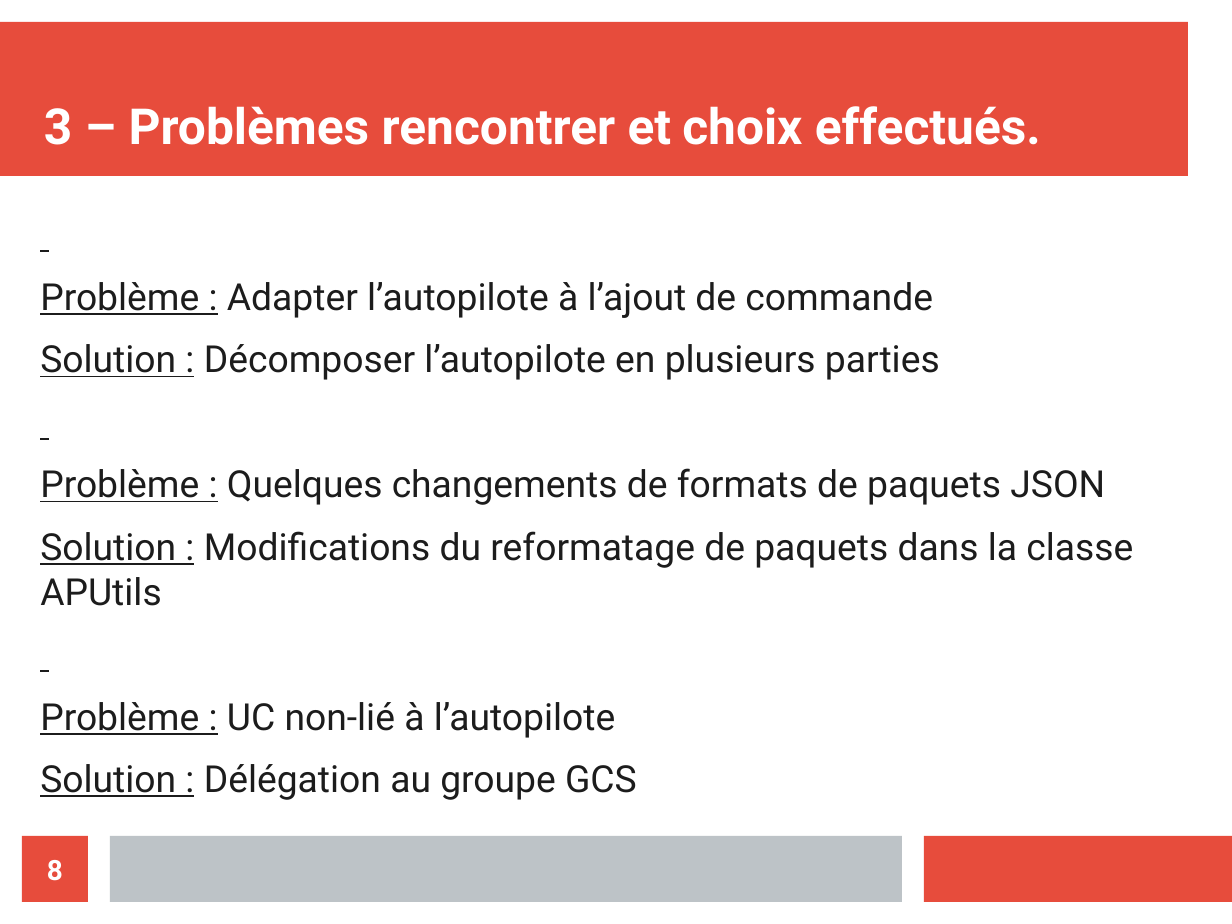
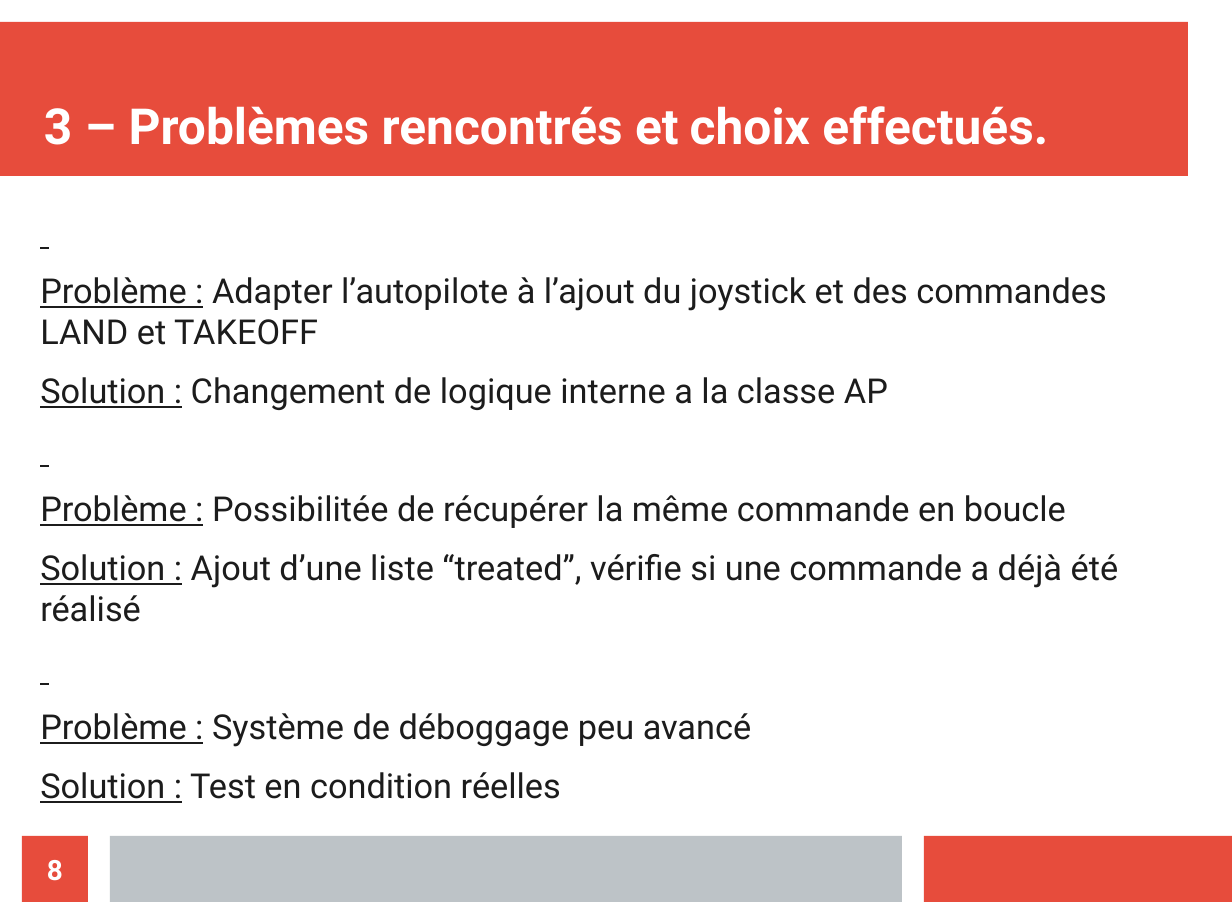
Before and after one commit to athmanmekh/AuttoPIlote-X-OPEN-PILOT, a slide deck: slide 8 of presentation/presentation 3/diapoPresentation (1).odp. Drawn at 1232x924 pixels with LibreOffice and Linux fonts; fonts in the diff are those of the drawing. Boxes give left, top, right and bottom in pixels: in the first picture for what was removed or moved away, otherwise in the second. Text is boxed around its words. In the diff, an @@ line names an element or a change of style, - is before the commit and + after.

```diff
--- a/presentation/presentation 3/diapoPresentation (1).odp
+++ b/presentation/presentation 3/diapoPresentation (1).odp
@@ title at (44, 106, 1048, 145): text changed @@
-3 – Problèmes rencontrer et choix effectués.
+3 – Problèmes rencontrés et choix effectués.
@@ text at (40, 277, 1119, 803): text changed; size 24.1 to 22.1 pt @@
-Problème : Adapter l’autopilote à l’ajout de commande
-Solution : Décomposer l’autopilote en plusieurs parties
-Problème : Quelques changements de formats de paquets JSON
-Solution : Modifications du reformatage de paquets dans la classe APUtils
-Problème : UC non-lié à l’autopilote
-Solution : Délégation au groupe GCS
+Problème : Adapter l’autopilote à l’ajout du joystick et des commandes LAND et TAKEOFF
+Solution : Changement de logique interne a la classe AP
+Problème : Possibilitée de récupérer la même commande en boucle
+Solution : Ajout d’une liste “treated”, vérifie si une commande a déjà été réalisé
+Problème : Système de déboggage peu avancé
+Solution : Test en condition réelles
```
Also in this commit, not shown: 7 other slides changed, 1 slide added, 1 slide removed, 7 other files.
